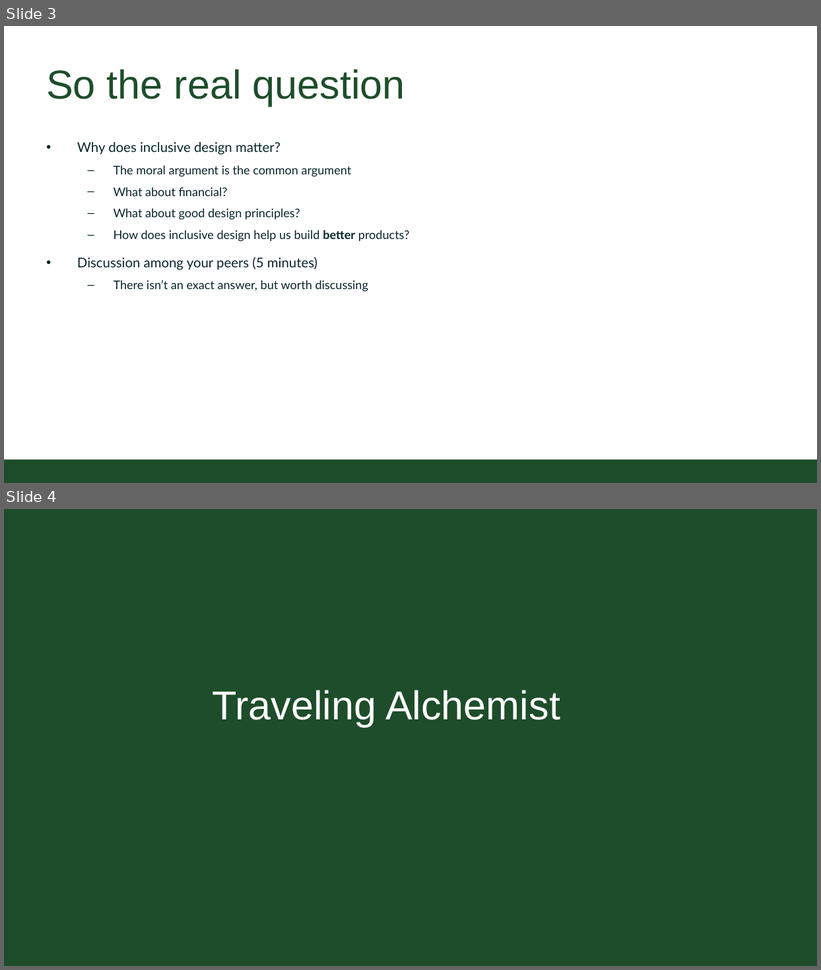
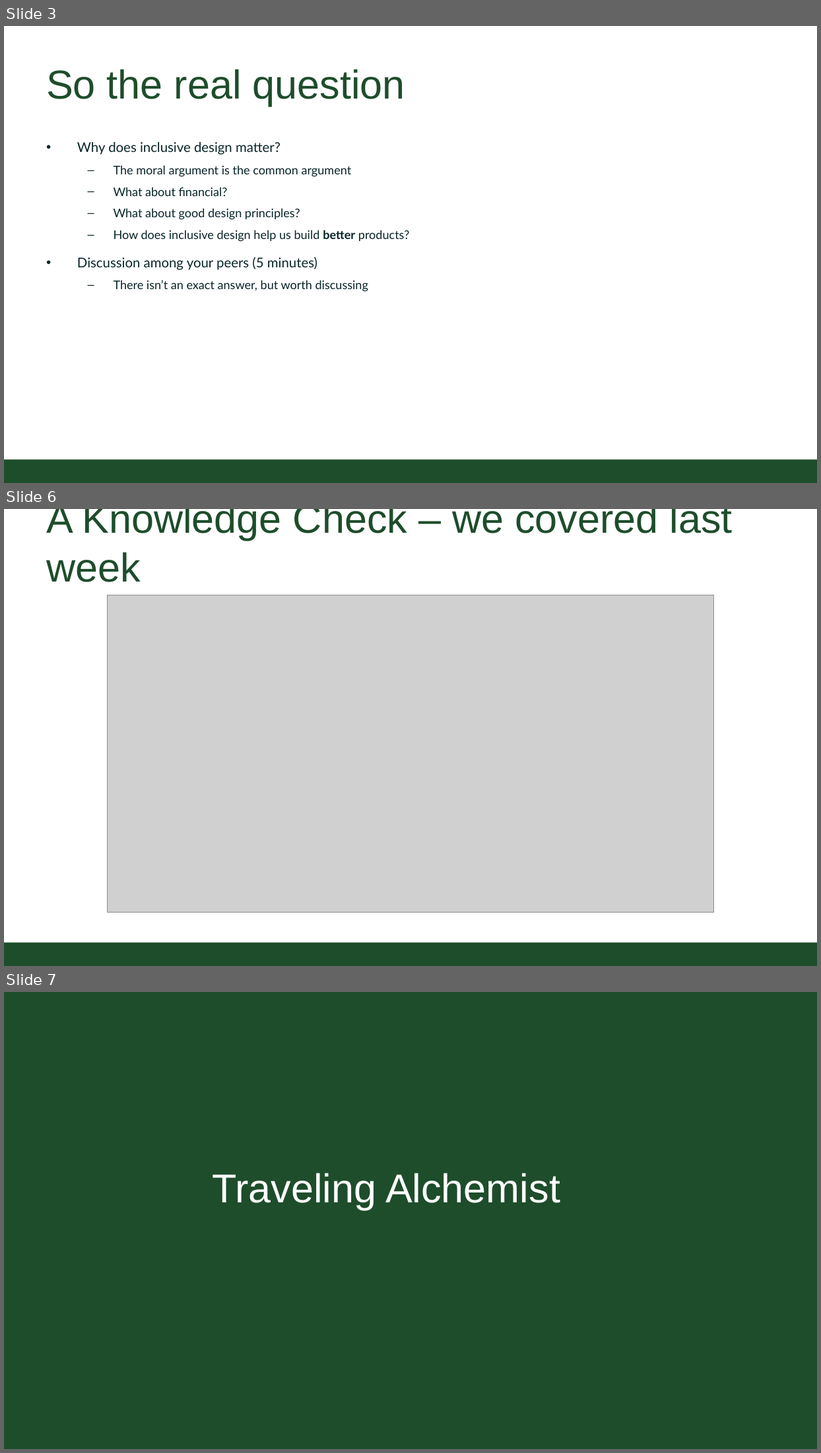
Before and after one commit to CSU-CS150/handouts, a slide deck: helpsessions/week7/week7_ID_alchemist.pptx. Shown one above the other, each under a label of ours: slides 3 and 4 before the commit, slides 3, 6 and 7 after it; the slides between them are not shown. The pictures are 821x970 and 821x1453 pixels, drawn with LibreOffice and Linux fonts; fonts in the diff are those of the drawing; grey boxes stand for pictures; background and template pictures are left out. Boxes give left, top, right and bottom in pixels: in the first picture for what was removed or moved away, otherwise in the second. Text is boxed around its words. In the diff, an @@ line names an element or a change of style, - is before the commit and + after.

Commit message:
updated week 7

```diff
--- a/helpsessions/week7/week7_ID_alchemist.pptx
+++ b/helpsessions/week7/week7_ID_alchemist.pptx
@@ slide 6 added at [4,509,817,966], background #FFFFFF; not listed: 1 template element that a slide beside it also shows @@
@@ title added at [46,509,733,582], 54 pt, text #1E4D2B @@
+A Knowledge Check – we covered last week
@@ picture added at [108,595,714,913] @@
@@ what was slide 4 is now slide 7 @@
```
Also in this commit, not shown: 2 other slides added.
